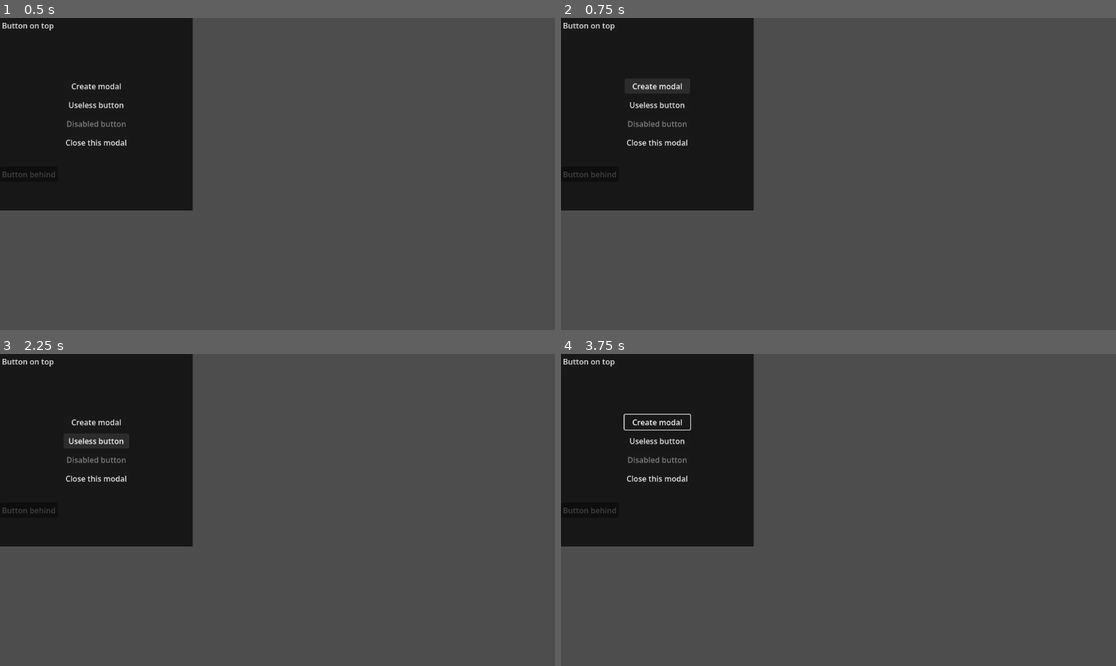
Above: before the commit, frames 1-4 (two rows, left to right).
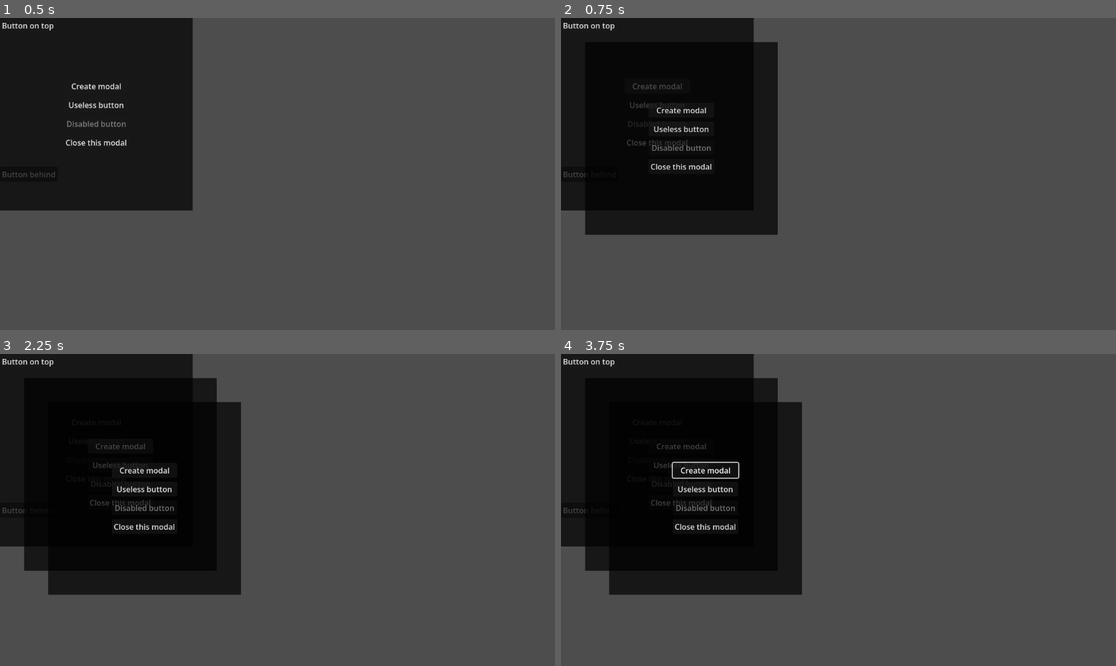
Above: after the commit, the same moments.

Repository: Josvanegmond/godot-keyboard-ui
Game: Godot game, scene res://examples/modal_trap_example/modal_trap_example.tscn
Same seed, same stepped clock (60 frames per second), same inputs: the game is played once before the commit and once after it. The project has no main scene, so this scene is started directly.
Inputs (mouse positions are in pixels of both pictures, inside the frame that each line leads up to):
- Up to frame 1 (0.5 s): no input
- Up to frame 2 (0.75 s): click "Create modal" at 0.5 s
- Up to frame 3 (2.25 s): click "Button behind" at 1.25 s; click "Useless button" at 2 s
- Up to frame 4 (3.75 s): click "Button on top" at 2.75 s; tap Enter at 3.5 s; move the mouse to (960, 494) at 3.52 s; hold Right (ui_right) from 3.53 s (still down); click (960, 494) at 3.67 s

Frame 1 is identical in both runs. In frame 2, 6.4% of the frame differs, in the area x 4-40%, y 7-70%; in frame 3, 11%, in the area x 4-44%, y 7-78%; in frame 4, 11%.
Error before the commit: Parse Error: Preload file "res://tests/modal_trap_test/button_group.tscn" does not exist. (res://examples/modal_trap_example/button_group.gd:9)

Commit message:
Fix changed paths

Diff:
--- /dev/null
+++ b/components/modal/modal.tscn
@@ -0,0 +1,12 @@
+[gd_scene format=3 uid="uid://b5mje1mw338bv"]
+
+[ext_resource type="Script" uid="uid://cj1nrk1dfyka5" path="res://components/modal/modal.gd" id="1_t6st2"]
+
+[node name="Modal" type="Control" unique_id=551238359]
+layout_mode = 3
+anchors_preset = 15
+anchor_right = 1.0
+anchor_bottom = 1.0
+grow_horizontal = 2
+grow_vertical = 2
+script = ExtResource("1_t6st2")
--- a/examples/modal_trap_example/button_group.gd
+++ b/examples/modal_trap_example/button_group.gd
@@ -6,7 +6,7 @@
 
 
 func _on_create_modal_button_pressed() -> void:
-	var scene = preload("res://tests/modal_trap_test/button_group.tscn")
+	var scene = preload("res://examples/modal_trap_example/button_group.tscn")
 	var instance = scene.instantiate()
 	instance.position = Vector2(50, 50)
 	add_child(instance)
--- a/examples/modal_trap_example/modal_trap_example.tscn
+++ b/examples/modal_trap_example/modal_trap_example.tscn
@@ -21,8 +21,8 @@
 grow_vertical = 2
 text = "Button behind"
 
-[node name="ButtonGroup" parent="." unique_id=2055786068 instance=ExtResource("1_a8ngm")]
-layout_mode = 1
+[node name="ButtonGroup" parent="." unique_id=273928129 instance=ExtResource("1_a8ngm")]
+layout_mode = 0
 
 [node name="Button on top" type="Button" parent="." unique_id=301405949]
 layout_mode = 1
